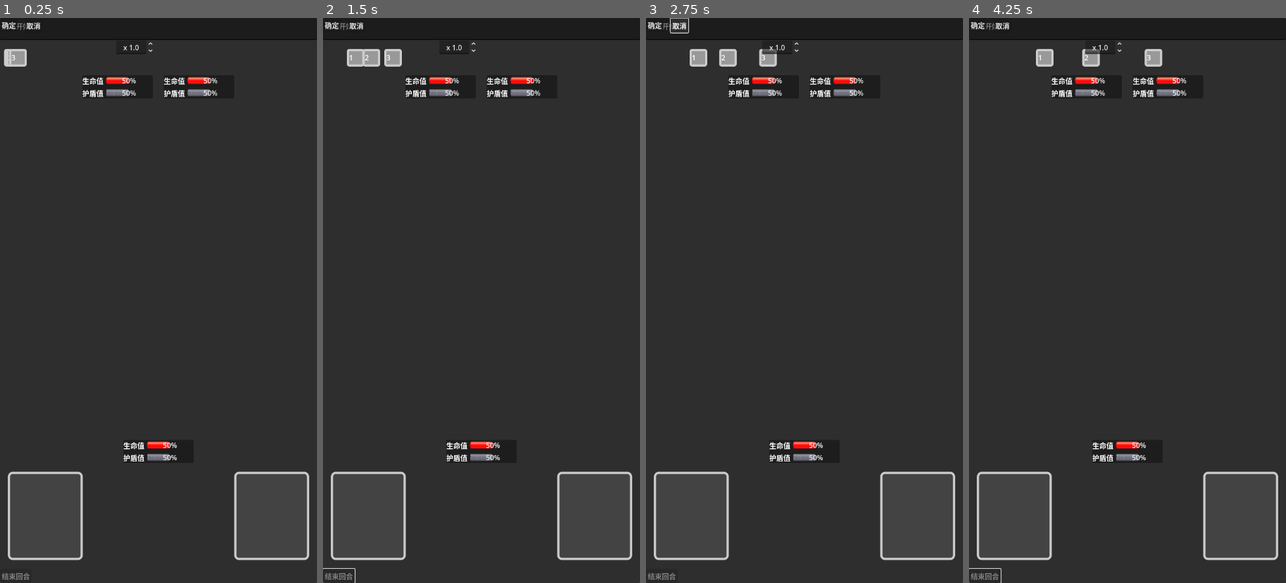
Above: before the commit, frames 1-4 (left to right).
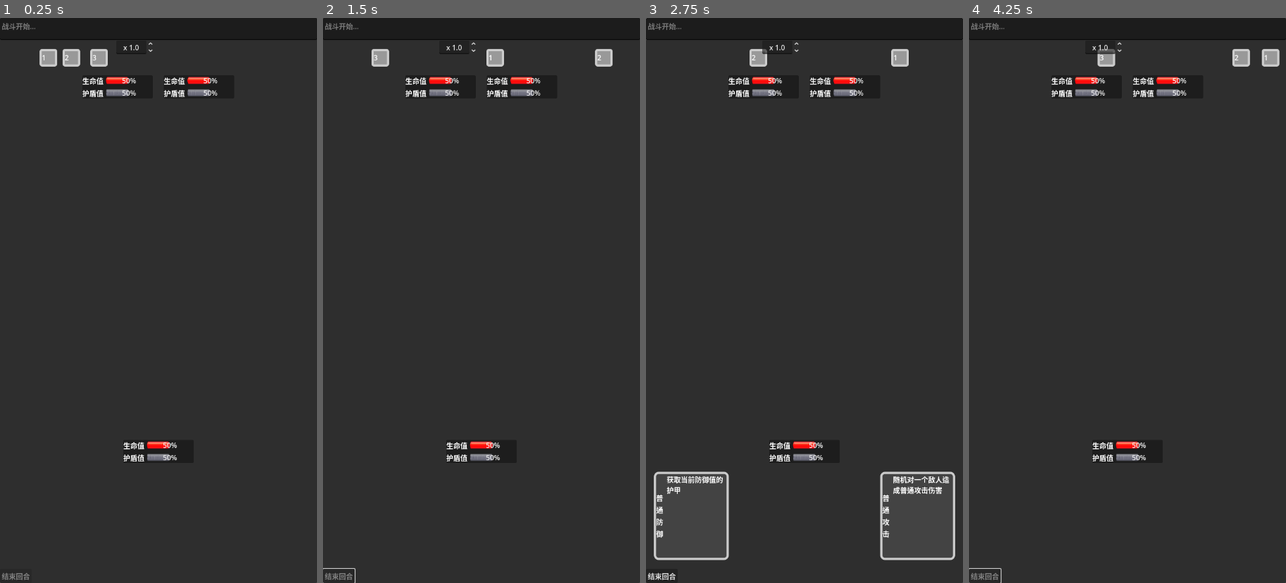
Above: after the commit, the same moments.

Repository: seven-it-work/xiu-xian
Game: Godot game, scene res://Main.tscn
Same seed, same stepped clock (60 frames per second), same inputs: the game is played once before the commit and once after it.
Inputs (mouse positions are in pixels of both pictures, inside the frame that each line leads up to):
- Up to frame 1 (0.25 s): no input
- Up to frame 2 (1.5 s): click (332, 23) at 0.5 s, where only the run before the commit has a clickable "确定"; click (338, 577) at 1.25 s, where only the run after the commit has a clickable "结束回合"
- Up to frame 3 (2.75 s): click (680, 23) at 2 s, where only the run before the commit has a clickable "取消"
- Up to frame 4 (4.25 s): click (978, 23) at 2.75 s, where only the run before the commit has a clickable "确定"; click (984, 577) at 3.5 s, where only the run after the commit has a clickable "结束回合"

The runs differ from the first frame. In frame 1, 1.8% of the frame differs, in the area x 0-98%, y 0-96%; in frame 2, 1.9%; in frame 3, 1.6%; in frame 4, 2.1%.
Error before the commit: Invalid call. Nonexistent function 'removeSelf' in base 'Nil'. (res://ui/fight/fight_skill/fight_skill_tips.gd:13)

Commit message:
重构技能初始化和选择逻辑；更新技能效果处理和UI可见性以提升游戏体验。

Diff:
--- a/objs/Skill/BaseAttackSkill.gd
+++ b/objs/Skill/BaseAttackSkill.gd
@@ -1,13 +1,13 @@
 extends Skill
 class_name BaseAttackSkill
 
-func _ready() -> void:
+func _init() -> void:
 	self.desc="随机对一个敌人造成普通攻击伤害"
 	self.name_str="普通攻击"
 	pass
 
 func use(user:FightPeopleNode,all_friendly_list:Array,all_target_list:Array):
-	var target=all_friendly_list.pick_random()
+	var target=all_target_list.pick_random()
 	# 播放动画
 	await skillSpecialEffects(getSpecialEffectNode(),user,target)
 	var damage=user.people.atk.get_current()
--- a/objs/Skill/BaseDefenseSkill.gd
+++ b/objs/Skill/BaseDefenseSkill.gd
@@ -1,7 +1,7 @@
 extends Skill
 class_name BaseDefenseSkill
 
-func _ready() -> void:
+func _init() -> void:
 	self.desc="获取当前防御值的护甲"
 	self.name_str="普通防御"
 	pass
--- a/objs/Skill/Skill.gd
+++ b/objs/Skill/Skill.gd
@@ -41,9 +41,10 @@
 # 攻击过程，子弹特性
 func skillSpecialEffects(specialEffectNode:Node,start_node:Node,end_node:Node):
 	specialEffectNode.set_anchors_and_offsets_preset(Control.PRESET_TOP_LEFT)
-	var mainUi=specialEffectNode.get_node("/root/Main")
+	var mainUi=start_node.get_tree().get_root().get_node("/root/Main")
 	mainUi.add_child(specialEffectNode)
-	var tween = create_tween()
+	await start_node.get_tree().process_frame
+	var tween = mainUi.create_tween()
 	specialEffectNode.position.x=start_node.global_position.x+randf_range(0,start_node.size.x-specialEffectNode.size.x)
 	specialEffectNode.position.y=start_node.global_position.y+start_node.size.y/2
 	var end_position=Vector2(
@@ -59,7 +60,7 @@
 	# 动画结束后删除 Label
 	await tween.finished
 	specialEffectNode.queue_free()
-	AnimationUtils.start_shake(self,end_node)
+	AnimationUtils.start_shake(mainUi,end_node)
 	AnimationUtils.transition_border_color(end_node,Color.RED,Color(0.8, 0.8, 0.8))
 	AnimationUtils.transition_background_color(end_node,Color(1, 0.8, 0.8) ,Color(0.6, 0.6, 0.6))
 	pass
--- a/ui/fight/Fight.tscn
+++ b/ui/fight/Fight.tscn
@@ -18,6 +18,7 @@
 theme_override_constants/separation = 20
 
 [node name="tips" type="PanelContainer" parent="VBoxContainer"]
+custom_minimum_size = Vector2(0, 50)
 layout_mode = 2
 
 [node name="BattleLog" type="TextEdit" parent="VBoxContainer/tips"]
@@ -27,6 +28,7 @@
 editable = false
 
 [node name="FightSkillTips" parent="VBoxContainer/tips" instance=ExtResource("2_atot8")]
+visible = false
 layout_mode = 2
 
 [node name="GasList" type="Control" parent="VBoxContainer"]
@@ -61,6 +63,7 @@
 layout_mode = 2
 
 [node name="SkillList" parent="VBoxContainer/SkillList" instance=ExtResource("3_xdhw2")]
+visible = false
 layout_mode = 2
 
 [node name="GridContainer" type="GridContainer" parent="VBoxContainer"]
--- a/ui/fight/fight.gd
+++ b/ui/fight/fight.gd
@@ -4,8 +4,21 @@
 var fight_people_action_queues:Array=[]
 var all_fight_people_map:Dictionary={}
 var gas_gathering:Dictionary={}
+var selectFightSkill:FightSkill
+
+func selectFightSkillNode(selectFightSkill:FightSkill):
+	if self.selectFightSkill:
+		self.selectFightSkill.cancel()
+	self.selectFightSkill=selectFightSkill
+	self.selectFightSkill.selected()
+	self.changeTips("FightSkillTips",selectFightSkill)
+
 
 func changeTips(tscnKey:String,initData):
+	if StrUtils.is_blank(tscnKey):
+		for i in $VBoxContainer/tips.get_children():
+			i.visible=false
+		return
 	var tips_node=$VBoxContainer/tips.find_child(tscnKey)
 	if !tips_node:
 		printerr("错误节点名称",tscnKey)
@@ -59,14 +72,16 @@
 		})
 	pass
 
+var speed=10
+
 func _process(delta: float) -> void:
 	if !is_player_round:
 		if !gas_gathering.is_empty():
 			# 集气判断，如果有人集气<=0则加入队列
 			for i in gas_gathering.keys():
 				var temp=gas_gathering.get(i)
-				temp.current_value-=1;
-				temp.node.position.x+=temp.step
+				temp.current_value-=speed;
+				temp.node.position.x+=temp.step*speed
 				if temp.current_value<=0:
 					var fightPeopleTemp=all_fight_people_map.get(i)
 					# 重新获取集气
@@ -81,6 +96,14 @@
 			if fightPeopleNode.people.uid=="3":
 				$VBoxContainer/GridContainer/EndRound.disabled=false
 				is_player_round=true
+				# 重置技能，从技能中随机选择x个（todo 目前是全部展示）
+				print_debug("技能重置了")
+				if selectFightSkill:
+					selectFightSkill.cancel()
+					selectFightSkill=null
+				$VBoxContainer/SkillList/SkillList.visible=true
+				for i in $VBoxContainer/SkillList/SkillList.get_children():
+					i.visible=true
 			else:
 				print("待开发 ai的动作执行")
 				pass
@@ -90,4 +113,6 @@
 func _on_end_round_pressed() -> void:
 	is_player_round=false
 	$VBoxContainer/GridContainer/EndRound.disabled=true
+	for i in $VBoxContainer/SkillList.get_children():
+		i.visible=false
 	pass # Replace with function body.
--- a/ui/fight/fight_skill/fight_skill.gd
+++ b/ui/fight/fight_skill/fight_skill.gd
@@ -20,6 +20,12 @@
 	if skill:
 		pass
 
+func selected():
+	# 1、调整当前节点边框颜色为红色
+	var panel:StyleBox= self.get_theme_stylebox("panel").duplicate()
+	panel.border_color = Color(1, 0, 0, 1)  # 红色边框
+	self.add_theme_stylebox_override("panel",panel)
+
 func cancel():
 	# 调整技能边框颜色为灰色(恢复选中效果)
 	var panel:StyleBox= self.get_theme_stylebox("panel").duplicate()
@@ -30,20 +36,15 @@
 func removeSelf():
 	# 隐藏自己
 	self.visible=false
+	self.cancel()
 	pass
 
 func _on_gui_input(event: InputEvent) -> void:
 	if (event is InputEventMouseButton and event.pressed and
 	 event.button_index==MOUSE_BUTTON_LEFT) or (
 		event is InputEventScreenTouch and event.pressed):
-		# 1、调整当前节点边框颜色为红色
-		var panel:StyleBox= self.get_theme_stylebox("panel").duplicate()
-		panel.border_color = Color(1, 0, 0, 1)  # 红色边框
-		self.add_theme_stylebox_override("panel",panel)
-
-		# 2、调用fight的tips方法
 		var fightUi=get_node("/root/Main/ScrollContainer/FightUi")
 		if fightUi:
-			fightUi.changeTips("FightSkillTips",self)
+			fightUi.selectFightSkillNode(self)
 		pass
 	pass # Replace with function body.
--- a/ui/fight/fight_skill/fight_skill_tips.gd
+++ b/ui/fight/fight_skill/fight_skill_tips.gd
@@ -9,6 +9,7 @@
 	pass
 
 func _on_confirm_pressed() -> void:
+	self.visible=false
 	# 将改skill移除
 	fightSkill.removeSelf()
 	# todo 制作移除FightSkillNode动画
--- a/ui/fight/fight_skill/skill_list.gd
+++ b/ui/fight/fight_skill/skill_list.gd
@@ -17,7 +17,6 @@
 		var node=preload("uid://chxahynenhy0i").instantiate()
 		node.init(i,fightPeopleNode,all_friendly_list,all_target_list)
 		self.add_child(node)
-	# 2、
 	pass
 
 
